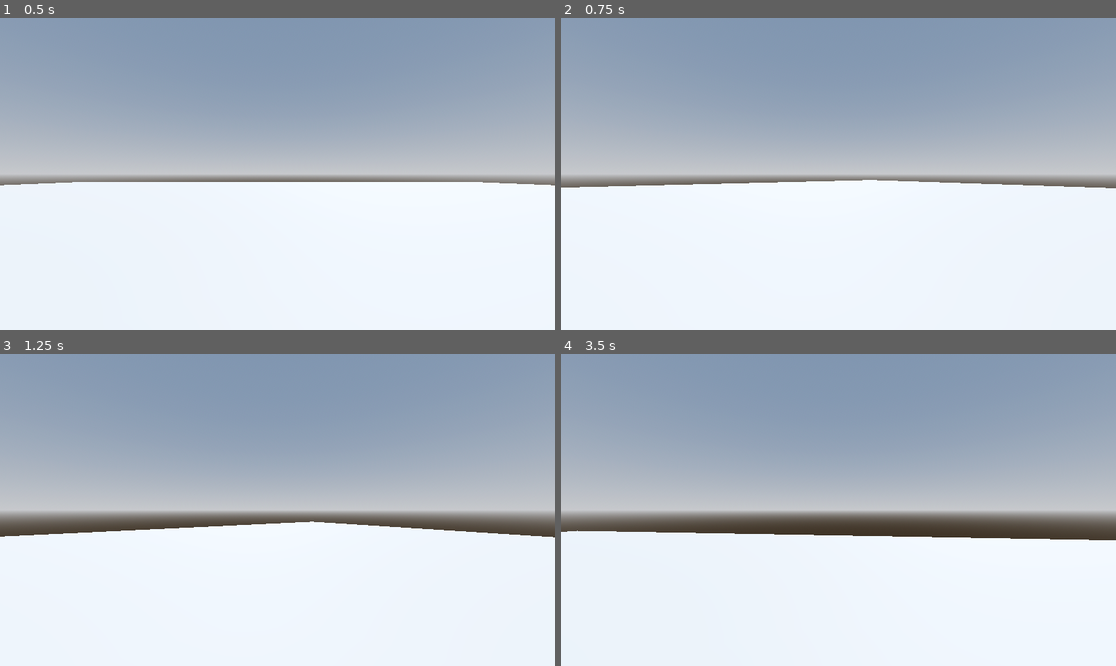
Above: before the commit, frames 1-4 (two rows, left to right).
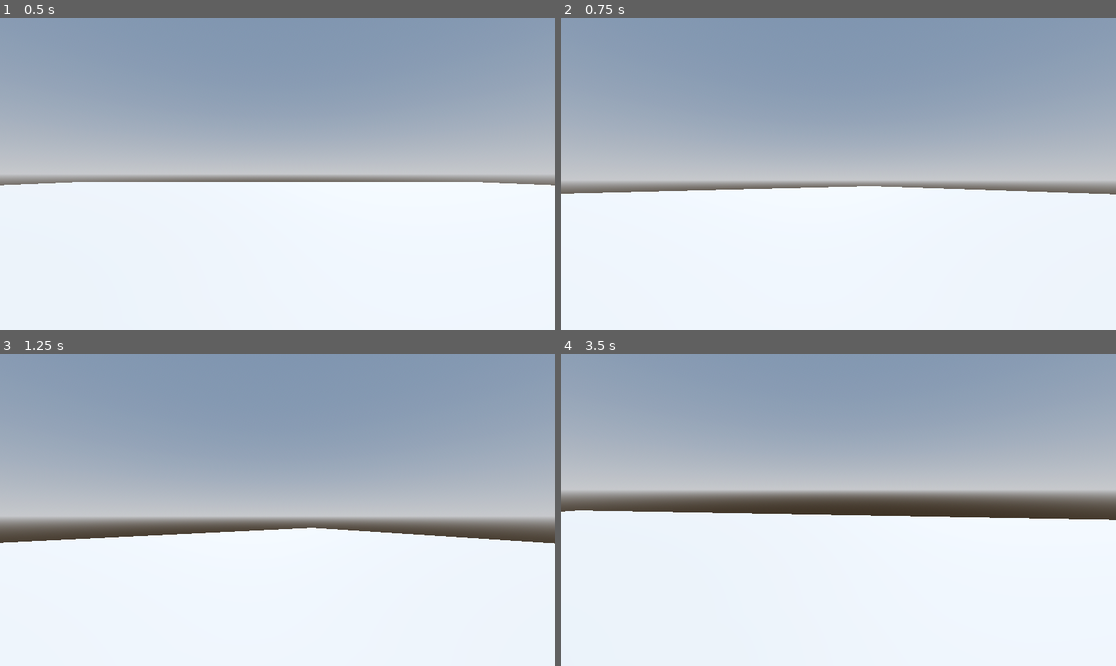
Above: after the commit, the same moments.

Repository: dcerniauskas/robo-rampage
Game: Godot game, scene res://Levels/Sandbox.tscn
Two runs of this game, one before a commit and one after it. Both use one fixed random seed, a clock stepped at 60 frames per second and the inputs below.
Inputs (mouse positions are in pixels of both pictures, inside the frame that each line leads up to):
- Up to frame 1 (0.5 s): no input
- Up to frame 2 (0.75 s): tap Enter at 0.5 s; move the mouse to (866, 174) at 0.52 s; hold W (move_forward) from 0.53 s (still down)
- Up to frame 3 (1.25 s): keep holding W (move_forward); tap Space (jump) at 0.77 s
- Up to frame 4 (3.5 s): keep holding W (move_forward); move the mouse to (810, 510) at 1.27 s; tap Space (jump) at 1.52, 3.02 s; move the mouse to (849, 503) at 2.02 s; move the mouse to (832, 516) at 2.77 s

Frame 1 is identical in both runs. In frame 2, 4.5% of the frame differs, in the area x 0-100%, y 50-57%; in frame 3, 6.8%; in frame 4, 14%, in the area x 0-100%, y 44-60%.

Commit message:
Lecture 70 Aiming smoothing
Lecture 70 Aiming smoothing
added smoothing to aiming

Diff:
--- a/Player/player.gd
+++ b/Player/player.gd
@@ -1,5 +1,6 @@
 extends CharacterBody3D
 
+@onready var camera_pivot: Node3D = $CameraPivot
 
 const SPEED = 5.0
 const JUMP_VELOCITY = 4.5
@@ -15,7 +16,6 @@
 	if not is_on_floor():
 		velocity += get_gravity() * delta
 
-
 	# Handle jump.
 	if Input.is_action_just_pressed("jump") and is_on_floor():
 		velocity.y = JUMP_VELOCITY
@@ -30,7 +30,6 @@
 	else:
 		velocity.x = move_toward(velocity.x, 0, SPEED)
 		velocity.z = move_toward(velocity.z, 0, SPEED)
-
 	move_and_slide()
 
 func _input(event: InputEvent) -> void:
@@ -43,7 +42,6 @@
 func handle_camera_rotation() -> void:
 	if Input.MOUSE_MODE_CAPTURED:
 		rotate_y(mouse_motion.x)
+		camera_pivot.rotate_x(mouse_motion.y)
+		camera_pivot.rotation_degrees.x = clampf(camera_pivot.rotation_degrees.x, -90, 90)
 		mouse_motion = Vector2.ZERO
-
-		#rotate_x(mouse_motion.y)
-		#mouse_motion = Vector2.ZERO
--- a/Player/player.tscn
+++ b/Player/player.tscn
@@ -1,6 +1,7 @@
-[gd_scene load_steps=4 format=3 uid="uid://dmh5delt5w3co"]
+[gd_scene load_steps=5 format=3 uid="uid://dmh5delt5w3co"]
 
 [ext_resource type="Script" path="res://Player/player.gd" id="1_cf1io"]
+[ext_resource type="Script" path="res://Player/smooth_camera.gd" id="2_p287v"]
 
 [sub_resource type="CapsuleMesh" id="CapsuleMesh_ow0td"]
 
@@ -16,5 +17,10 @@
 [node name="CollisionShape3D" type="CollisionShape3D" parent="."]
 shape = SubResource("CapsuleShape3D_pptxw")
 
-[node name="Camera3D" type="Camera3D" parent="."]
+[node name="CameraPivot" type="Node3D" parent="."]
 transform = Transform3D(1, 0, 0, 0, 1, 0, 0, 0, 1, 0, 0.3, 0)
+
+[node name="SmoothCamera" type="Camera3D" parent="CameraPivot"]
+transform = Transform3D(1, 0, 0, 0, 1, 0, 0, 0, 1, -1.04308e-05, 0.3, 0.00571075)
+top_level = true
+script = ExtResource("2_p287v")
--- /dev/null
+++ b/Player/smooth_camera.gd
@@ -0,0 +1,10 @@
+extends Camera3D
+
+@export var speed := 44.0
+
+func _physics_process(delta: float) -> void:
+	var weight = clamp(delta * speed, 0.0, 1.0)
+	global_transform = global_transform.interpolate_with(
+		get_parent().global_transform, weight
+	)
+	global_position = get_parent().global_position
